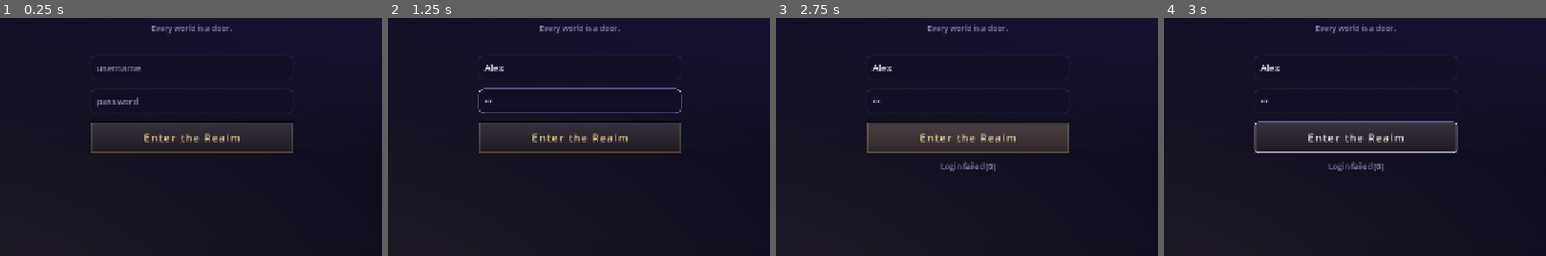
Above: before the commit, frames 1-4 (left to right).
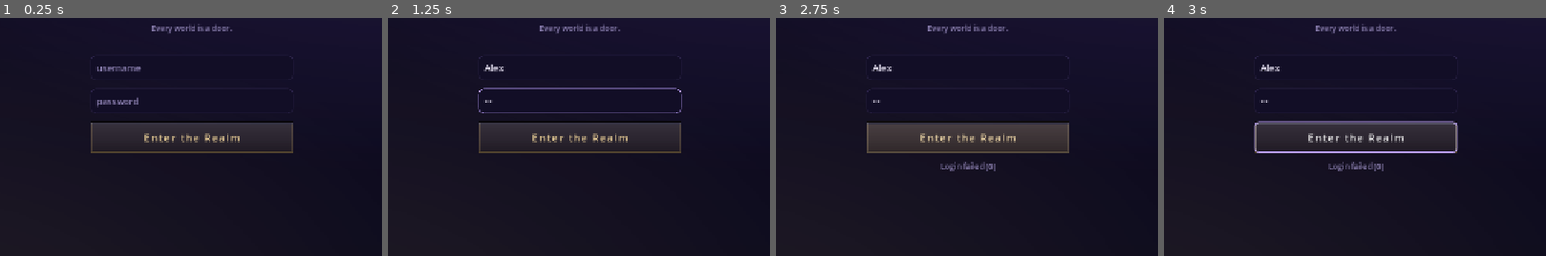
Above: after the commit, the same moments.

Repository: nc262/mythforge
Game: Godot game, scene res://scenes/login.tscn
The game is run twice, just before and just after one commit, with the same random seed, the same clock (stepped at 60 frames per second) and the same inputs.
Inputs (mouse positions are % of the whole screen's width and height, from its top left):
- Up to frame 1 (0.25 s): no input
- Up to frame 2 (1.25 s): click (50, 47) at 0.52 s; type "Alex" at 0.6 s; click (50, 54) at 0.75 s; type "12" at 0.83 s
- Up to frame 3 (2.75 s): click "Enter the Realm" at 1.25 s; click "Enter the Realm" at 2 s
- Up to frame 4 (3 s): tap Enter (ui_accept) at 2.75 s; move the mouse to (72, 45) at 2.77 s; hold Right (ui_right) from 2.78 s (still down); hold Enter (ui_accept) from 2.78 s (still down); click (72, 45) at 2.92 s
The pictures show only the part of the screen within x 25-75%, y 37-87%; the shares and areas given below are measured in that part.

Frames 1-3 are identical in both runs. In frame 4, 1.0% of the frame differs, in the area x 23-77%, y 44-57%.

Commit message:
feat(input): controller support — Pad autoload, focus seeding, grid cursor
- autoload/pad.gd registers the app's pad actions at RUNTIME (mf_roll=Y,
  mf_end_turn=X, mf_menu=Start) and guarantees every focus-driving ui_* action
  has a joypad event (A/B, d-pad + left stick) — no project.godot [input]
  section to rot. One universal rule — pad input while nothing is focused seeds
  focus on the scene's first focusable control — makes every Button-built
  surface (menu pillars, forge cards/nav, windows, dialogs) pad-navigable with
  zero per-screen wiring; AcceptDialogs already focus their OK button.
- game.gd routes the custom surfaces: Y rolls the pending check, X ends the
  combat turn, Start focuses the message box, and in Combat the d-pad steers
  a grid cursor (battle_grid.pad_move/pad_activate reuse _hover and emit the
  SAME cell/token signals a mouse click does — the engine can't tell).
- Button focus ring bumped to 2px amethyst (couch-readable).
Ceilings (tracked): forge stage rail + combat-panel spell links stay
mouse-only — nav buttons and grid tokens cover them on pad.

Verified: harness asserts the actions exist, every ui_* has a joypad binding,
and the pad cursor emits real cell clicks. Full playthrough green.

Co-Authored-By: Claude Fable 5 <noreply@anthropic.com>

Diff:
--- /dev/null
+++ b/godot/autoload/pad.gd
@@ -0,0 +1,84 @@
+extends Node
+## Controller support (Roadmap: input-map-per-state via the FSM). Registers
+## the app's pad actions at runtime — no project.godot [input] section to rot —
+## extends the built-in ui_* actions with joypad events, and seeds FOCUS when
+## the pad speaks while nothing is focused. That one universal rule makes every
+## Button-built surface (menu pillars, forge cards and nav, windows, dialogs —
+## AcceptDialogs already focus their OK button) pad-navigable with no
+## per-screen wiring. The custom surfaces listen to the mf_* actions
+## themselves: game.gd routes mf_roll/mf_end_turn and steers the combat
+## grid's pad cursor.
+##
+## Known ceilings (tracked in Backlog): the forge stage rail and the combat
+## panel's inline spell links stay mouse-only — the nav buttons and grid
+## tokens cover their functions on pad.
+
+const ACTIONS := {
+	"mf_roll": JOY_BUTTON_Y,       # the dice moment / roll bar
+	"mf_end_turn": JOY_BUTTON_X,   # combat: end the turn
+	"mf_menu": JOY_BUTTON_START,   # focus the message box
+}
+
+
+func _ready() -> void:
+	for a in ACTIONS:
+		if not InputMap.has_action(a):
+			InputMap.add_action(a)
+		_ensure_button(a, ACTIONS[a])
+	# The built-ins drive all focus traversal — make sure a pad can speak them.
+	_ensure_button("ui_accept", JOY_BUTTON_A)
+	_ensure_button("ui_cancel", JOY_BUTTON_B)
+	_ensure_dir("ui_up", JOY_BUTTON_DPAD_UP, JOY_AXIS_LEFT_Y, -1.0)
+	_ensure_dir("ui_down", JOY_BUTTON_DPAD_DOWN, JOY_AXIS_LEFT_Y, 1.0)
+	_ensure_dir("ui_left", JOY_BUTTON_DPAD_LEFT, JOY_AXIS_LEFT_X, -1.0)
+	_ensure_dir("ui_right", JOY_BUTTON_DPAD_RIGHT, JOY_AXIS_LEFT_X, 1.0)
+
+
+func _ensure_button(action: String, btn: int) -> void:
+	if not InputMap.has_action(action):
+		return
+	for e in InputMap.action_get_events(action):
+		if e is InputEventJoypadButton and e.button_index == btn:
+			return
+	var ev := InputEventJoypadButton.new()
+	ev.button_index = btn
+	InputMap.action_add_event(action, ev)
+
+
+func _ensure_dir(action: String, btn: int, axis: int, sign_v: float) -> void:
+	_ensure_button(action, btn)
+	for e in InputMap.action_get_events(action):
+		if e is InputEventJoypadMotion and e.axis == axis:
+			return
+	var ev := InputEventJoypadMotion.new()
+	ev.axis = axis
+	ev.axis_value = sign_v
+	InputMap.action_add_event(action, ev)
+
+
+## The seed: pad input while nothing is focused → focus the scene's first
+## focusable control, so d-pad traversal has somewhere to start.
+func _unhandled_input(event: InputEvent) -> void:
+	if not (event is InputEventJoypadButton or event is InputEventJoypadMotion):
+		return
+	var vp := get_viewport()
+	if vp == null or vp.gui_get_focus_owner() != null:
+		return
+	var scene := get_tree().current_scene
+	if scene == null:
+		return
+	var first := _first_focusable(scene)
+	if first != null:
+		first.grab_focus()
+
+
+func _first_focusable(node: Node) -> Control:
+	if node is Control and node.focus_mode == Control.FOCUS_ALL and node.is_visible_in_tree() and not (node is Window):
+		return node
+	for ch in node.get_children():
+		if ch is Window:
+			continue  # dialogs manage their own focus
+		var f := _first_focusable(ch)
+		if f != null:
+			return f
+	return null
--- a/godot/autoload/skin.gd
+++ b/godot/autoload/skin.gd
@@ -584,7 +584,7 @@
 	theme.set_stylebox("normal", "Button", _nine(forged_tex(c("surface2"), c("border")), 6, 12))
 	theme.set_stylebox("hover", "Button", _nine(forged_tex(c("surface2").lightened(0.07), c("gold"), 0.95), 6, 12))
 	theme.set_stylebox("pressed", "Button", _nine(forged_tex(c("night2"), c("gold")), 6, 12))
-	theme.set_stylebox("focus", "Button", _flat(Color.TRANSPARENT, c("amethyst"), 6, 1, 12))
+	theme.set_stylebox("focus", "Button", _flat(Color.TRANSPARENT, c("amethyst"), 6, 2, 12))  # 2px: readable from the couch (pad focus)
 	theme.set_stylebox("disabled", "Button", _nine(forged_tex(c("surface"), c("border_soft"), 0.4), 6, 12))
 	theme.set_color("font_color", "Button", c("ink_soft"))
 	theme.set_color("font_hover_color", "Button", c("gold_soft"))
--- a/godot/project.godot
+++ b/godot/project.godot
@@ -21,6 +21,7 @@
 Art="*res://autoload/art_cache.gd"
 Sfx="*res://autoload/sfx.gd"
 WorldSkin="*res://autoload/world_skin.gd"
+Pad="*res://autoload/pad.gd"
 
 [display]
 
--- a/godot/scenes/combat/battle_grid.gd
+++ b/godot/scenes/combat/battle_grid.gd
@@ -123,6 +123,29 @@
 func _cell_at(p: Vector2) -> Array:
 	var cs := _cell_size()
 	return [clampi(int(p.x / cs.x), 0, Combat.MAP_COLS - 1), clampi(int(p.y / cs.y), 0, Combat.MAP_ROWS - 1)]
+
+
+## Pad cursor (controller): the d-pad steers the hover cell; accept clicks it —
+## the same signals a mouse click emits, so the engine can't tell them apart.
+func pad_move(dx: int, dy: int) -> void:
+	if _hover[0] < 0:
+		@warning_ignore("integer_division")
+		_hover = [Combat.MAP_COLS / 2, Combat.MAP_ROWS / 2]
+	else:
+		_hover = [clampi(int(_hover[0]) + dx, 0, Combat.MAP_COLS - 1),
+			clampi(int(_hover[1]) + dy, 0, Combat.MAP_ROWS - 1)]
+	queue_redraw()
+
+
+func pad_activate() -> void:
+	if _hover[0] < 0:
+		return
+	var pos := Combat.positions()
+	for id in pos:
+		if int(pos[id][0]) == int(_hover[0]) and int(pos[id][1]) == int(_hover[1]):
+			token_clicked.emit(str(id))
+			return
+	cell_clicked.emit([int(_hover[0]), int(_hover[1])])
 
 
 func _gui_input(event: InputEvent) -> void:
--- a/godot/scripts/game.gd
+++ b/godot/scripts/game.gd
@@ -1917,6 +1917,29 @@
 
 ## Keyboard: Ctrl+S sheet · Ctrl+L codex · Ctrl+R retell · Space next turn
 ## (combat, when not typing) · Esc back to the message box.
+## Controller: the pad's app actions (Pad autoload registers them) and the
+## combat grid cursor. Focus traversal itself rides the built-in ui_* actions;
+## this only covers the play screen's custom surfaces.
+func _unhandled_input(event: InputEvent) -> void:
+	if event.is_action_pressed("mf_roll") and _roll_bar.visible:
+		_roll_pending()
+	elif event.is_action_pressed("mf_end_turn") and Mode.is_state("Combat"):
+		_on_combat_action("cnext")
+	elif event.is_action_pressed("mf_menu"):
+		_msg.grab_focus()
+	elif Mode.is_state("Combat") and _battle_grid.visible and not _msg.has_focus():
+		if event.is_action_pressed("ui_left"):
+			_battle_grid.pad_move(-1, 0)
+		elif event.is_action_pressed("ui_right"):
+			_battle_grid.pad_move(1, 0)
+		elif event.is_action_pressed("ui_up"):
+			_battle_grid.pad_move(0, -1)
+		elif event.is_action_pressed("ui_down"):
+			_battle_grid.pad_move(0, 1)
+		elif event.is_action_pressed("ui_accept"):
+			_battle_grid.pad_activate()
+
+
 func _unhandled_key_input(event: InputEvent) -> void:
 	if not (event is InputEventKey) or not event.pressed or event.echo:
 		return
--- a/godot/tests/ui_playthrough.gd
+++ b/godot/tests/ui_playthrough.gd
@@ -30,6 +30,7 @@
 	_check_persistence()
 	_check_save_spells()
 	_check_multiclass()
+	_check_controller()
 	await _build_windows()
 	if is_instance_valid(_game):
 		_game.queue_free()
@@ -204,6 +205,28 @@
 	assert(Rules.cast_ability(GameState.sheet()) == "INT", "multiclass: casting should lean on the wizard's INT")
 	assert(not Rules.learnable_spells(GameState.sheet()).is_empty(), "multiclass: wizard spells should be learnable now")
 	print("  multiclass: Fighter 2 / Wizard 1 — slots, INT casting, prereqs, label all hold")
+
+
+## Controller: the Pad autoload must have registered the app actions and given
+## every focus-driving ui_* action a joypad event; the grid pad cursor must
+## emit the SAME signal a mouse click does.
+func _check_controller() -> void:
+	for a in ["mf_roll", "mf_end_turn", "mf_menu"]:
+		assert(InputMap.has_action(a), "pad: missing action %s" % a)
+	for a2 in ["ui_accept", "ui_cancel", "ui_up", "ui_down", "ui_left", "ui_right"]:
+		var has_joy := false
+		for e in InputMap.action_get_events(a2):
+			if e is InputEventJoypadButton or e is InputEventJoypadMotion:
+				has_joy = true
+		assert(has_joy, "pad: %s has no joypad binding" % a2)
+	var got: Array = []
+	var catcher := func(c): got.append(c)
+	_game._battle_grid.cell_clicked.connect(catcher)
+	_game._battle_grid.pad_move(1, 0)
+	_game._battle_grid.pad_activate()
+	_game._battle_grid.cell_clicked.disconnect(catcher)
+	assert(not got.is_empty(), "pad: the grid cursor did not emit cell_clicked")
+	print("  controller: mf_* actions live, ui_* pad-bound, grid cursor clicks cells")
 
 
 ## Wait for any in-flight GM turn to finish (a roll narrates a follow-up turn).
